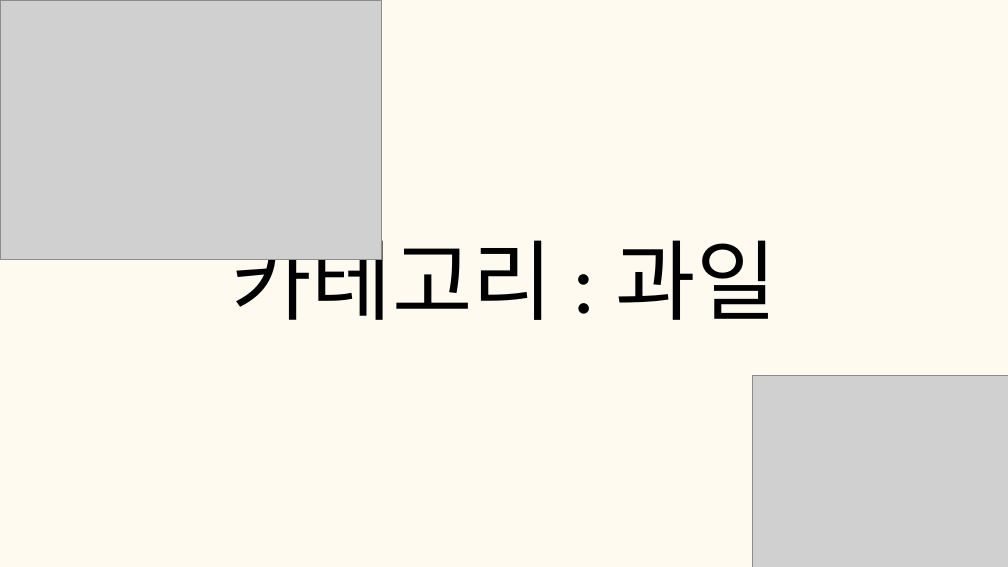
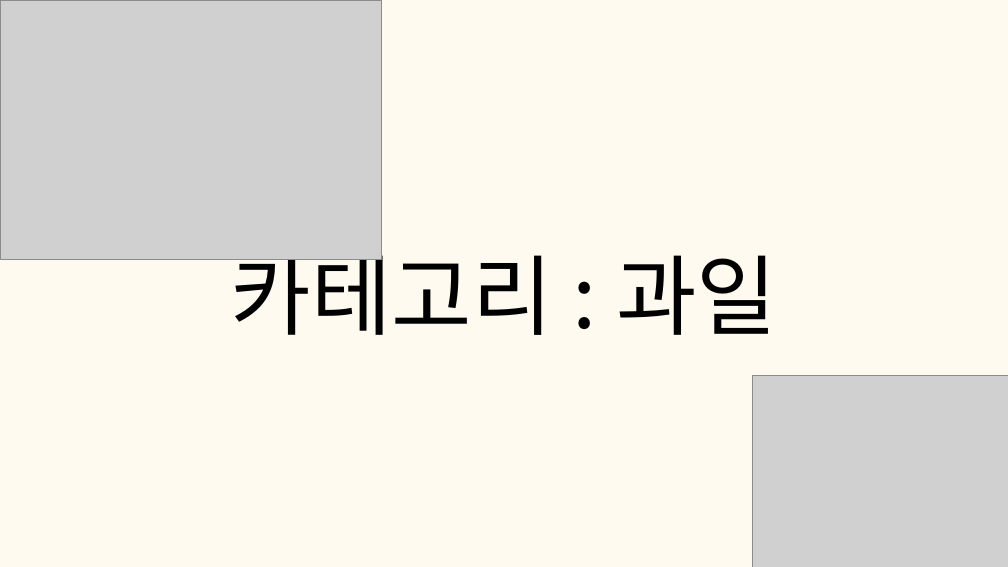
Before and after one commit to tkdgns25300/sunday_play, a slide deck: slide 5 of public/downloads/games/transparent-image-quiz/rules.pptx. Drawn at 1008x567 pixels with LibreOffice and Linux fonts; fonts in the diff are those of the drawing; grey boxes stand for pictures. Boxes give left, top, right and bottom in pixels: in the first picture for what was removed or moved away, otherwise in the second. Text is boxed around its words. In the diff, an @@ line names an element or a change of style, - is before the commit and + after.

```diff
--- a/public/downloads/games/transparent-image-quiz/rules.pptx
+++ b/public/downloads/games/transparent-image-quiz/rules.pptx
@@ text "카테고리 : 과일" moved from (x1=231, y1=224, x2=777, y2=320) to (x1=231, y1=239, x2=777, y2=335) @@
@@ text "카테고리 : 과일" at (x1=231, y1=239, x2=777, y2=335): font Calibri to Noto Sans CJK KR @@
```
Also in this commit, not shown: 12 other slides changed, 3 other files.
